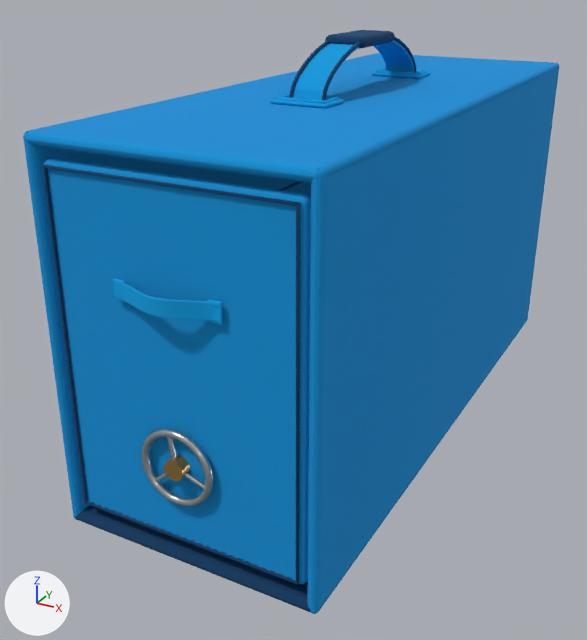
The glTF model wave-volume-2-storage.glb, before and after one commit.
Before and after are seen from a camera (50 mm lens) standing at (0.174, -0.385, 0.235) and looking at (-0.019, -0.035, 0.06). The axes (+X, +Y, +Z) are drawn at lower left. The lights are the same throughout. The first picture is the older version. Where no turn or scale is listed for an object, it has been applied to the vertices.

Names of what the first picture shows: 'Cabinet_bottom', 'Cabinet_side', 'Cabinet_side.001', 'Cabinet_top', 'Carry_handle_anchor_cross.001', 'Carry_handle_anchor_seam', 'Carry_handle_anchor_seam.001', 'Carry_handle_anchor_seam_stitch', 'Carry_handle_anchor_seam_stitch.001', 'Carry_handle_padded_grip', 'Carry_handle_webbing', 'Drawer_front', 'Drawer_side', 'Drawer_webbing_pull', 'Drawer_webbing_pull_stitched_end', 'Drawer_webbing_pull_stitched_end.001', 'Front_sewn_edge', 'Front_sewn_edge_stitch', 'Handwheel_rim' and 9 more.
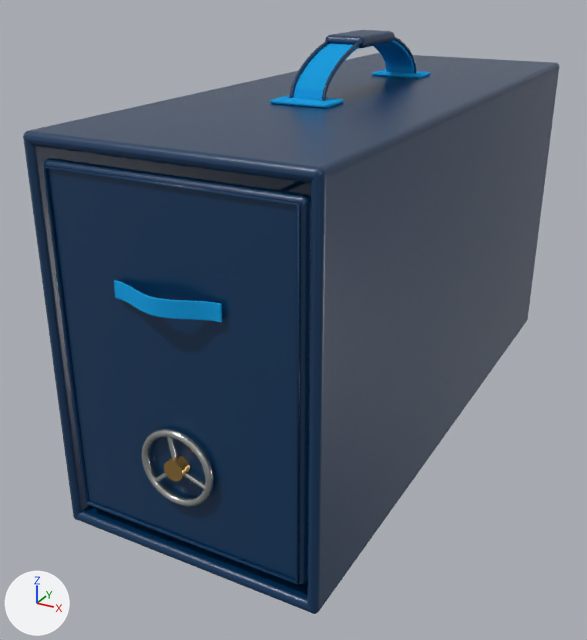
Location of each change, (x1, y1, x2, y2) in pixels of the pictures (587 x 640 px):
'Drawer_front', recoloured (darker): (44, 158, 311, 584) in both
'Cabinet_side.001', recoloured: (307, 63, 559, 614) in both
'Cabinet_top', recoloured (darker): (26, 53, 558, 183) in both
'Cabinet_side', recoloured: (23, 53, 376, 519) in both
'Drawer_side', recoloured: (282, 182, 311, 196) in both
'Carry_handle_anchor_seam', recoloured: (275, 94, 339, 104) in both
'Drawer_webbing_pull_stitched_end.001', recoloured: (208, 299, 223, 324) in both
'Front_sewn_edge_stitch', recoloured: (46, 164, 295, 580) in both
'Carry_handle_anchor_seam.001', recoloured: (376, 68, 427, 75) in both
'Drawer_webbing_pull_stitched_end', recoloured: (113, 279, 126, 302) in both
'Carry_handle_anchor_seam_stitch', recoloured: (284, 93, 336, 101) in both
'Carry_handle_anchor_seam_stitch.001', recoloured: (379, 69, 425, 73) in both
'Carry_handle_anchor_cross.001', recoloured: (298, 98, 330, 99) in both

Patch to the scene script:
```diff
--- a/wave-volume-2-storage.glb.py
+++ b/wave-volume-2-storage.glb.py
@@ img_plastic_exterior_normal @@
+img_plastic_exterior_normal = load_image('Plastic exterior normal', '_unpacked/Plastic_exterior_normal', 256, 256, 'Non-Color')
@@ img_plastic_exterior_color @@
+img_plastic_exterior_color = load_image('Plastic exterior color', '_unpacked/Plastic_exterior_color', 256, 256, 'sRGB')
@@ mat_utsw_thread_cloth_blue @@
 mat_utsw_thread_cloth_blue = principled_material('UTSW thread cloth blue')
-mat_utsw_thread_cloth_blue.base_color = (0.0, 0.342, 0.761)  # blue #009ee2
+mat_utsw_thread_cloth_blue.base_color = (0.0, 0.0356, 0.109)  # dark blue #00355d
 mat_utsw_thread_cloth_blue.roughness = 0.98
@@ mat_utsw_shell_plastic_navy @@
+mat_utsw_shell_plastic_navy = bpy.data.materials.new('UTSW shell plastic navy')
+# colours: dark blue #00355d
+# uses the picture img_plastic_exterior_color
+# uses the picture img_plastic_exterior_normal
@@ me_cube_209 @@
 me_cube_209.from_pydata(...)  # 96 vertices, 188 faces; spans x -0.003..0.003, y -0.165..0.165, z -0.089..0.089
-me_cube_209.materials.append(mat_utsw_shell_cloth_blue)
+me_cube_209.materials.append(mat_utsw_shell_plastic_navy)
@@ me_cube_210 @@
 me_cube_210.from_pydata(...)  # 96 vertices, 188 faces; spans x -0.003..0.003, y -0.165..0.165, z -0.089..0.089
-me_cube_210.materials.append(mat_utsw_shell_cloth_blue)
+me_cube_210.materials.append(mat_utsw_shell_plastic_navy)
@@ me_cube_211 @@
 me_cube_211.from_pydata(...)  # 96 vertices, 188 faces; spans x -0.064..0.064, y -0.165..0.165, z -0.003..0.003
-me_cube_211.materials.append(mat_utsw_shell_cloth_blue)
+me_cube_211.materials.append(mat_utsw_shell_plastic_navy)
@@ me_cube_217 @@
 me_cube_217.from_pydata(...)  # 160 vertices, 320 faces; spans x -0.057..0.057, y -0.003..0.003, z -0.079..0.079
-me_cube_217.materials.append(mat_utsw_shell_cloth_blue)
+me_cube_217.materials.append(mat_utsw_shell_plastic_navy)
@@ me_cube_218 @@
 me_cube_218.from_pydata(...)  # 96 vertices, 188 faces; spans x -0.002..0.002, y -0.157..0.157, z -0.052..0.052
-me_cube_218.materials.append(mat_utsw_shell_cloth_blue)
+me_cube_218.materials.append(mat_utsw_shell_plastic_navy)
```
